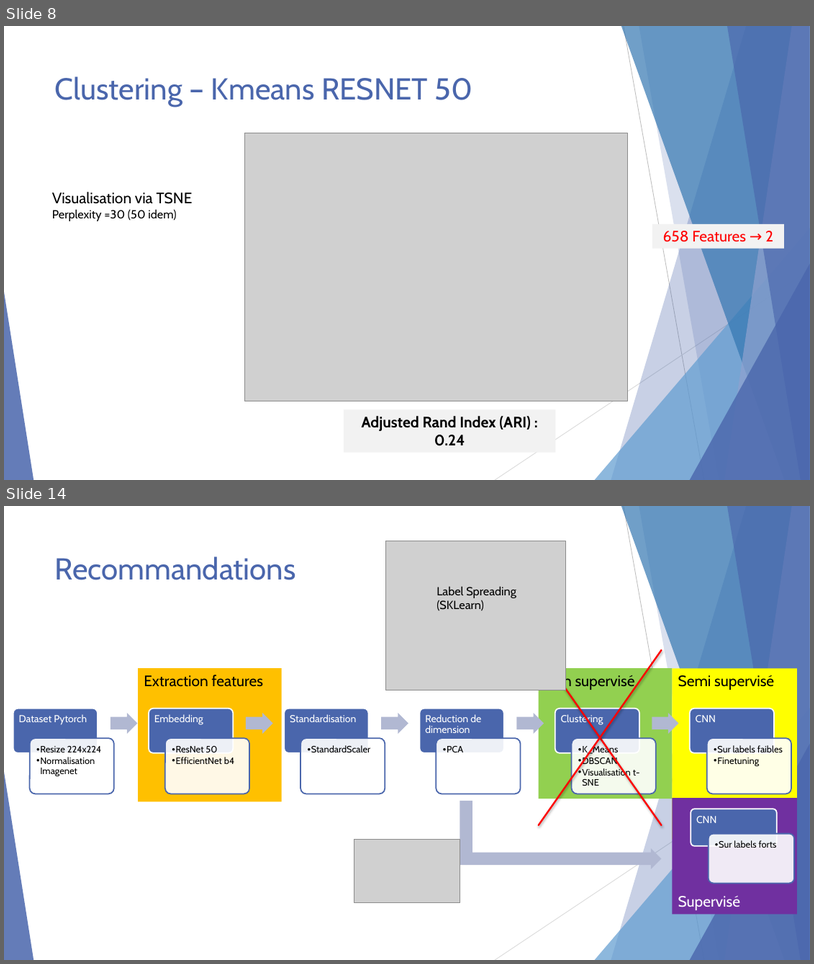
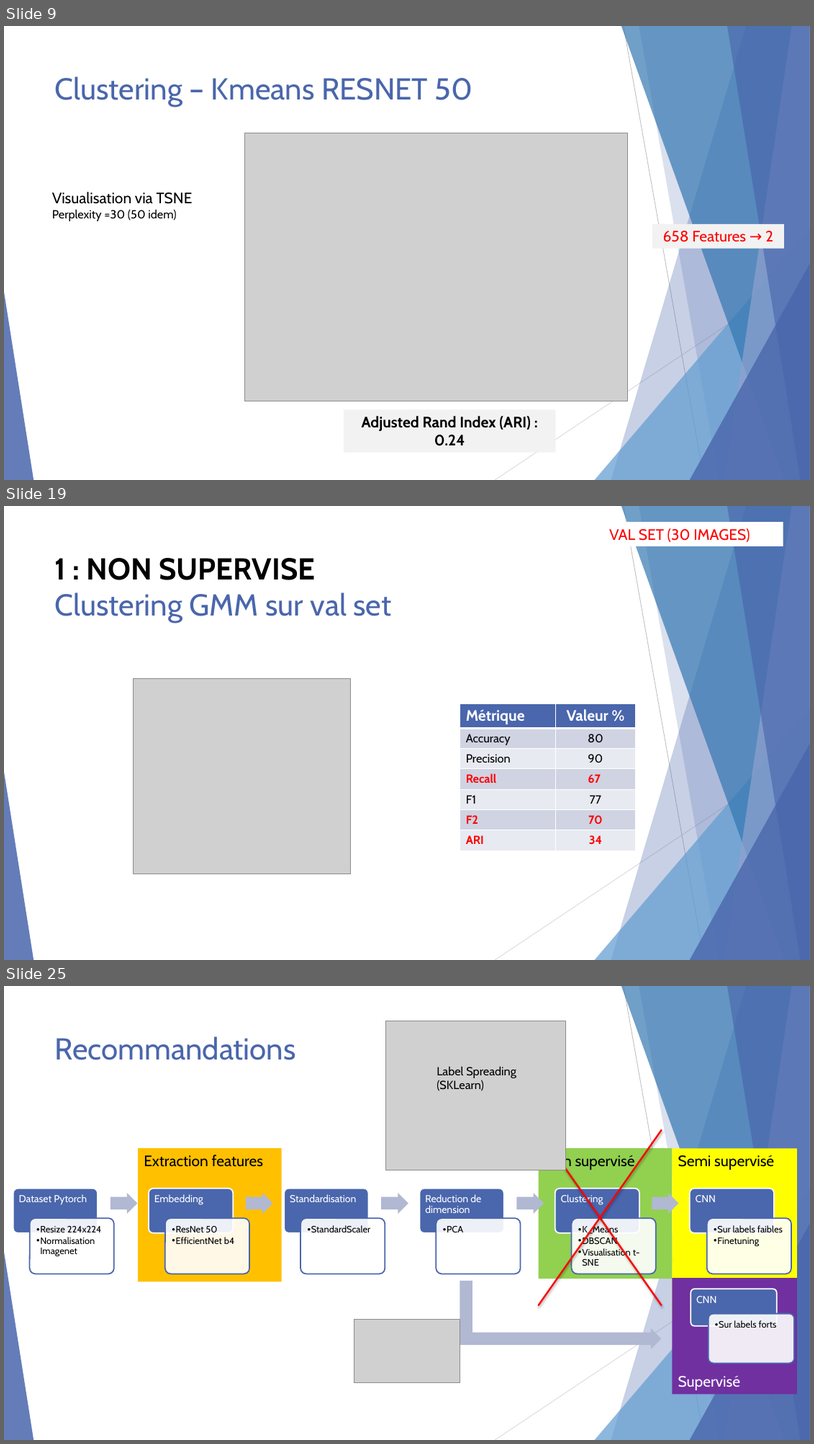
Before and after one commit to KL38/OC_P7_DL_SSL_Brain-Tumor-Detection, a slide deck: Lebayle_Kevin_7_présentation_13.04.26.pptx. Shown one above the other, each under a label of ours: slides 8 and 14 before the commit, slides 9, 19 and 25 after it; the slides between them are not shown. The pictures are 814x964 and 814x1444 pixels, drawn with LibreOffice and Linux fonts; fonts in the diff are those of the drawing; grey boxes stand for pictures. Boxes give left, top, right and bottom in pixels: in the first picture for what was removed or moved away, otherwise in the second. Text is boxed around its words. In the diff, an @@ line names an element or a change of style, - is before the commit and + after.

```diff
--- a/Lebayle_Kevin_7_présentation_13.04.26.pptx
+++ b/Lebayle_Kevin_7_présentation_13.04.26.pptx
@@ slide 19 added at [4,506,810,960], background #FFFFFF; not listed: 10 template elements that a slide beside it also shows @@
@@ rectangle added at [604,522,784,546], fill #FFFFFF, 18 pt, text #FF0000 @@
+VAL SET (30 IMAGES)
@@ title added at [55,558,392,623], 36 pt, text #4A66AC @@
+1 : NON SUPERVISE
+Clustering GMM sur val set
@@ picture added at [134,678,350,875] @@
@@ table added at [460,703,636,849], 7 rows, 2 columns @@
+Métrique | Valeur %
+Accuracy | 80
+Precision | 90
+Recall | 67
+F1 | 77
+F2 | 70
+ARI | 34
@@ what was slide 8 is now slide 9 @@
@@ what was slide 14 is now slide 25 @@
```
Also in this commit, not shown: 8 slides changed, 10 other slides added, 15 other files.
